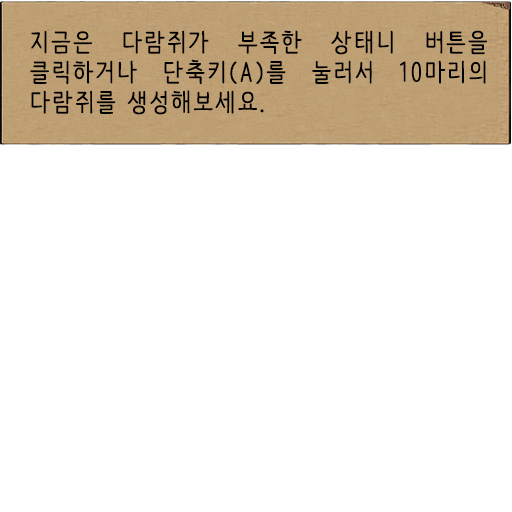
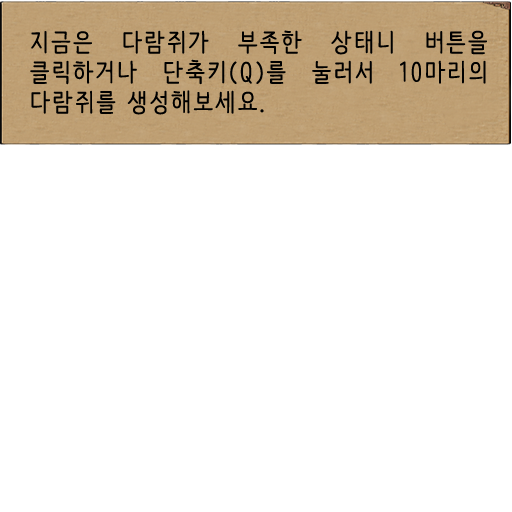
Layered file, before and after one edit (512×512). Changes by layer:
renamed "지금은 다람쥐가 부족한 상태니 버튼을 클릭하거나 단축키(A)를 눌러서 10마리의 다람쥐를 생성해보세요." to "지금은 다람쥐가 부족한 상태니 버튼을 클릭하거나 단축키(Q)를 눌러서 10마리의 다람쥐를 생성해보세요.", painted on it over (30, 30, 487, 115)
